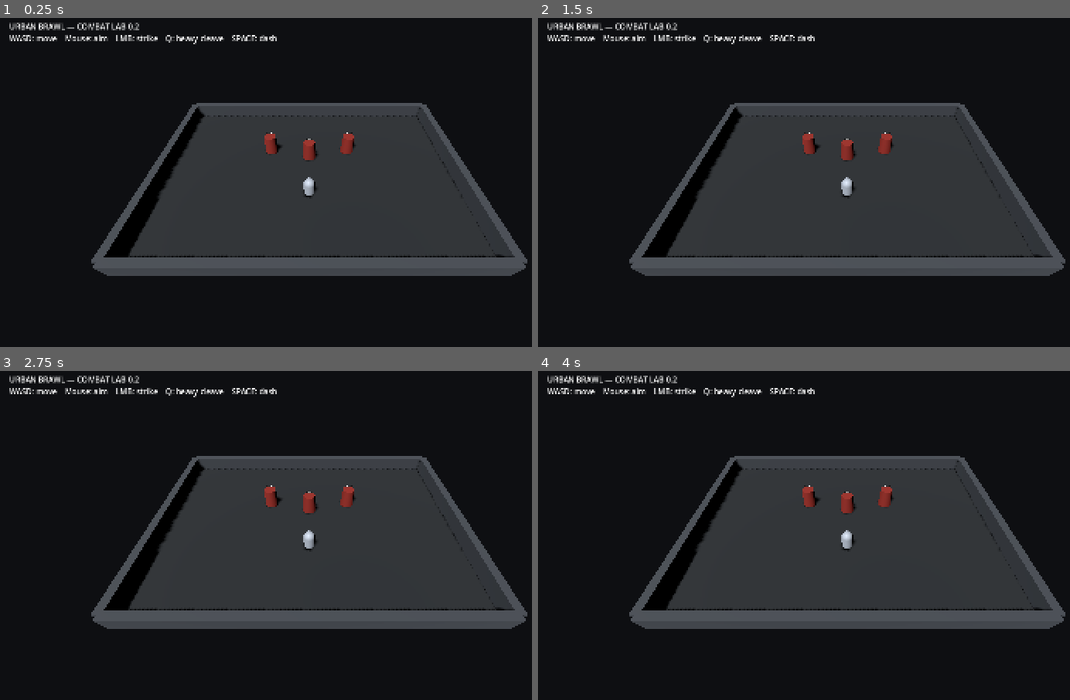
Above: before the commit, frames 1-4 (two rows, left to right).
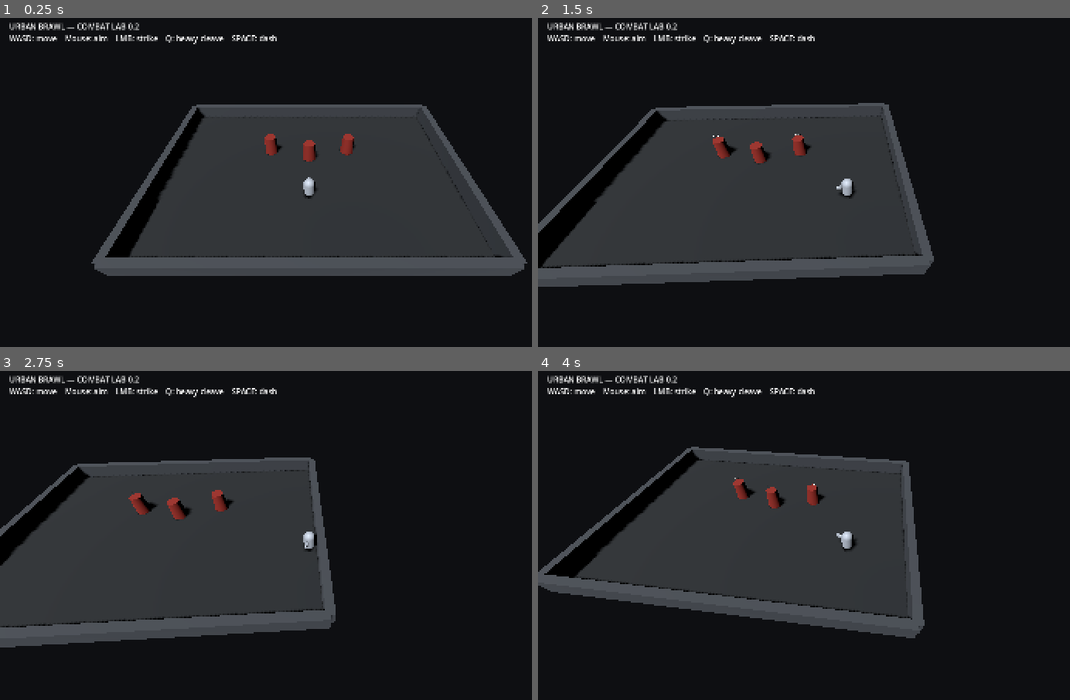
Above: after the commit, the same moments.

Repository: drok123/UrbanBrawl
Game: Godot game, scene res://scenes/arena/combat_lab.tscn
Same seed, same stepped clock (60 frames per second), same inputs: the game is played once before the commit and once after it.
Inputs (mouse positions are in pixels of both pictures, inside the frame that each line leads up to):
- Up to frame 1 (0.25 s): no input
- Up to frame 2 (1.5 s): tap Enter at 0.5 s; move the mouse to (984, 169) at 0.52 s; hold D 0.53-1.25 s; hold Q 0.53-1.25 s; click (984, 169) at 0.67 s; tap Space at 0.77 s; drag from (724, 205) to (814, 258) at 1.27 s
- Up to frame 3 (2.75 s): move the mouse to (372, 463) at 2.02 s; hold D from 2.03 s (still down); hold Q from 2.03 s (still down); click (372, 463) at 2.17 s
- Up to frame 4 (4 s): release D at 2.75 s; release Q at 2.75 s; drag from (814, 611) to (660, 489) at 2.77 s; move the mouse to (1032, 591) at 3.52 s; hold A from 3.53 s (still down); hold Q from 3.53 s (still down); click (1032, 591) at 3.67 s; tap Space at 3.77 s

The runs differ from the first frame. In frame 1, 0.8% of the frame differs, in the area x 17-100%, y 25-77%; in frame 2, 23%; in frame 3, 31%, in the area x 0-100%, y 25-85%; in frame 4, 22%.
Error before the commit: Parse Error: Cannot infer the type of "push" variable because the value doesn't have a set type. (res://scripts/movement/player_controller.gd:123)

Commit message:
Fix strict GDScript type inference in combat controller

Diff:
--- a/scripts/movement/player_controller.gd
+++ b/scripts/movement/player_controller.gd
@@ -20,12 +20,12 @@
 @export var dash_cooldown: float = 0.85
 
 var aim_point: Vector3 = Vector3.ZERO
-var basic_timer := 0.0
-var cleave_timer := 0.0
-var dash_timer := 0.0
-var dash_time_left := 0.0
-var dash_direction := Vector3.ZERO
-var last_move_direction := Vector3.FORWARD
+var basic_timer: float = 0.0
+var cleave_timer: float = 0.0
+var dash_timer: float = 0.0
+var dash_time_left: float = 0.0
+var dash_direction: Vector3 = Vector3.ZERO
+var last_move_direction: Vector3 = Vector3.FORWARD
 
 func _physics_process(delta: float) -> void:
 	basic_timer = max(basic_timer - delta, 0.0)
@@ -44,17 +44,17 @@
 	move_and_slide()
 
 func _update_movement(delta: float) -> void:
-	var input := _movement_input()
+	var input: Vector2 = _movement_input()
 	if input.length_squared() > 0.0:
 		last_move_direction = Vector3(input.x, 0.0, input.y).normalized()
 
-	var desired := Vector3(input.x, 0.0, input.y) * move_speed
+	var desired: Vector3 = Vector3(input.x, 0.0, input.y) * move_speed
 	velocity.x = move_toward(velocity.x, desired.x, acceleration * delta)
 	velocity.z = move_toward(velocity.z, desired.z, acceleration * delta)
 	velocity.y = 0.0
 
 func _movement_input() -> Vector2:
-	var input := Vector2.ZERO
+	var input: Vector2 = Vector2.ZERO
 	if Input.is_key_pressed(KEY_A):
 		input.x -= 1.0
 	if Input.is_key_pressed(KEY_D):
@@ -77,82 +77,82 @@
 
 func _basic_attack() -> void:
 	basic_timer = basic_cooldown
-	var forward := -global_transform.basis.z.normalized()
+	var forward: Vector3 = -global_transform.basis.z.normalized()
 	_perform_melee_hit(forward, basic_range, basic_radius, basic_damage, basic_knockback)
 	_pulse_player(Vector3(1.06, 0.94, 1.06), 0.06)
 
 func _cleave() -> void:
 	cleave_timer = cleave_cooldown
-	var forward := -global_transform.basis.z.normalized()
+	var forward: Vector3 = -global_transform.basis.z.normalized()
 	_perform_melee_hit(forward, cleave_range, cleave_radius, cleave_damage, cleave_knockback)
 	_pulse_player(Vector3(1.14, 0.86, 1.14), 0.08)
 
 func _start_dash() -> void:
 	dash_timer = dash_cooldown
 	dash_time_left = dash_duration
-	var input := _movement_input()
+	var input: Vector2 = _movement_input()
 	if input.length_squared() > 0.0:
 		dash_direction = Vector3(input.x, 0.0, input.y).normalized()
 	else:
 		dash_direction = -global_transform.basis.z.normalized()
 
 func _perform_melee_hit(forward: Vector3, range_distance: float, radius: float, damage: float, knockback: float) -> void:
-	var shape := SphereShape3D.new()
+	var shape: SphereShape3D = SphereShape3D.new()
 	shape.radius = radius
 
-	var center := global_position + forward * range_distance
+	var center: Vector3 = global_position + forward * range_distance
 	center.y = global_position.y
 
-	var query := PhysicsShapeQueryParameters3D.new()
+	var query: PhysicsShapeQueryParameters3D = PhysicsShapeQueryParameters3D.new()
 	query.shape = shape
 	query.transform = Transform3D(Basis.IDENTITY, center)
 	query.exclude = [get_rid()]
 	query.collide_with_areas = true
 	query.collide_with_bodies = true
 
-	var hits := get_world_3d().direct_space_state.intersect_shape(query, 32)
-	var hit_nodes := {}
-	for hit in hits:
-		var collider = hit.get("collider")
+	var hits: Array[Dictionary] = get_world_3d().direct_space_state.intersect_shape(query, 32)
+	var hit_nodes: Dictionary = {}
+	for hit: Dictionary in hits:
+		var collider: Node3D = hit.get("collider") as Node3D
 		if collider == null or collider == self:
 			continue
 		if hit_nodes.has(collider):
 			continue
 		hit_nodes[collider] = true
 		if collider.is_in_group("damageable") and collider.has_method("apply_hit"):
-			var push := (collider.global_position - global_position)
+			var push: Vector3 = collider.global_position - global_position
 			push.y = 0.0
 			if push.length_squared() < 0.001:
 				push = forward
-			collider.apply_hit(damage, push.normalized() * knockback)
+			collider.call("apply_hit", damage, push.normalized() * knockback)
 
 func _pulse_player(target_scale: Vector3, duration: float) -> void:
-	var mesh := get_node_or_null("Mesh") as MeshInstance3D
+	var mesh: MeshInstance3D = get_node_or_null("Mesh") as MeshInstance3D
 	if mesh == null:
 		return
-	var tween := create_tween()
+	var tween: Tween = create_tween()
 	tween.tween_property(mesh, "scale", target_scale, duration)
 	tween.tween_property(mesh, "scale", Vector3.ONE, duration)
 
 func _update_aim(delta: float) -> void:
-	var camera := get_viewport().get_camera_3d()
+	var camera: Camera3D = get_viewport().get_camera_3d()
 	if camera == null:
 		return
 
-	var mouse := get_viewport().get_mouse_position()
-	var ray_origin := camera.project_ray_origin(mouse)
-	var ray_end := ray_origin + camera.project_ray_normal(mouse) * 1000.0
-	var query := PhysicsRayQueryParameters3D.create(ray_origin, ray_end)
+	var mouse: Vector2 = get_viewport().get_mouse_position()
+	var ray_origin: Vector3 = camera.project_ray_origin(mouse)
+	var ray_end: Vector3 = ray_origin + camera.project_ray_normal(mouse) * 1000.0
+	var query: PhysicsRayQueryParameters3D = PhysicsRayQueryParameters3D.create(ray_origin, ray_end)
 	query.exclude = [self]
-	var hit := get_world_3d().direct_space_state.intersect_ray(query)
+	var hit: Dictionary = get_world_3d().direct_space_state.intersect_ray(query)
 	if hit.is_empty():
 		return
 
 	aim_point = hit.position
-	var flat_direction := aim_point - global_position
+	var flat_direction: Vector3 = aim_point - global_position
 	flat_direction.y = 0.0
 	if flat_direction.length_squared() < 0.0001:
 		return
 
-	var target_yaw := atan2(-flat_direction.x, -flat_direction.z)
+	var target_yaw: float = atan2(-flat_direction.x, -flat_direction.z)
 	rotation.y = lerp_angle(rotation.y, target_yaw, clamp(rotation_speed * delta, 0.0, 1.0))
